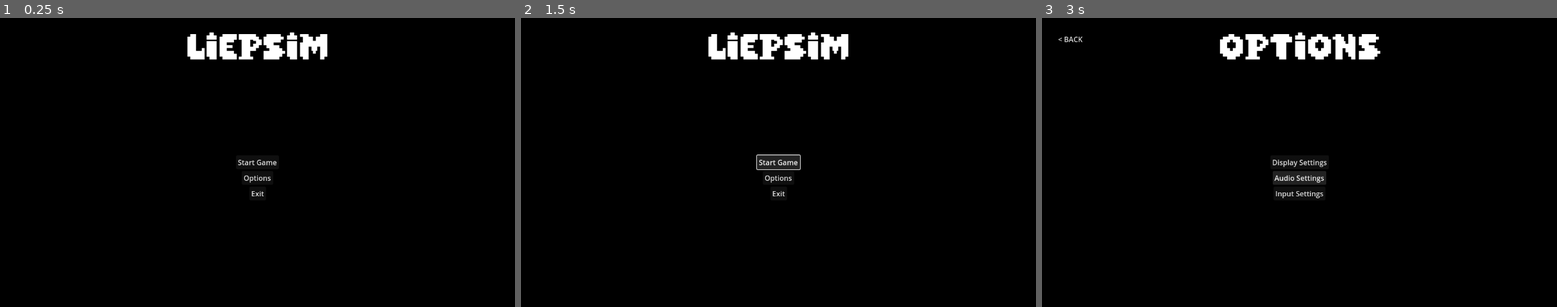
Above: before the commit, frames 1-3 (left to right).
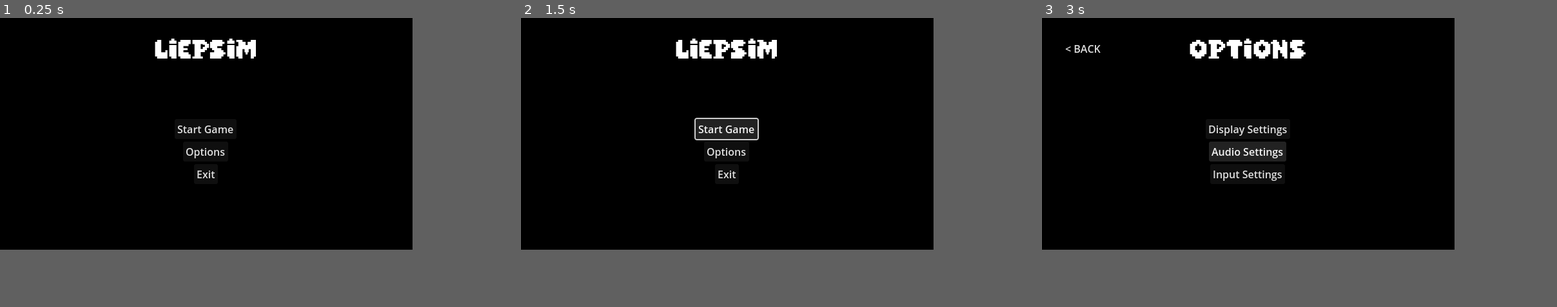
Above: after the commit, the same moments.

Repository: Club-Programmation/LIEPSIM-GDE
Game: Godot game, scene res://scenes/ui/menus/main_menu.tscn
Two runs of this game, one before a commit and one after it. Both use one fixed random seed, a clock stepped at 60 frames per second and the inputs below.
Inputs:
- Up to frame 1 (0.25 s): no input
- Up to frame 2 (1.5 s): click "Start Game" at 0.5 s; click "Start Game" at 1.25 s
- Up to frame 3 (3 s): click "Start Game" at 2 s; click "Options" at 2.75 s
In our replay, the window is 799x449 before the commit and 640x360 after it. These sizes can differ from the game's own. Grey fills any space a smaller window leaves; there, only what the larger window draws over its background counts as a difference.

The runs differ from the first frame. In frame 1, 2.4% of the frame differs, in the area x 30-64%, y 4-62%; in frame 2, 3.7%; in frame 3, 4.3%, in the area x 3-66%, y 4-63%.

Commit message:
Add files via upload
Muy bien

Diff:
--- a/project.godot
+++ b/project.godot
@@ -15,6 +15,13 @@
 config/features=PackedStringArray("4.4", "GL Compatibility")
 config/icon="res://icon.svg"
 
+[display]
+
+window/size/viewport_width=640
+window/size/viewport_height=360
+window/stretch/mode="viewport"
+window/stretch/aspect="expand"
+
 [rendering]
 
 renderer/rendering_method="gl_compatibility"
--- a/scenes/ui/menus/main_menu.tscn
+++ b/scenes/ui/menus/main_menu.tscn
@@ -9,7 +9,7 @@
 
 [sub_resource type="LabelSettings" id="LabelSettings_h1kbi"]
 font = ExtResource("1_flhq8")
-font_size = 64
+font_size = 32
 
 [node name="Main-Menu" type="Control"]
 layout_mode = 3
@@ -19,14 +19,14 @@
 
 [node name="ColorRect" type="ColorRect" parent="."]
 layout_mode = 0
-offset_right = 1153.0
-offset_bottom = 649.0
+offset_right = 642.0
+offset_bottom = 380.0
 color = Color(0, 0, 0, 1)
 
 [node name="MarginContainer" type="MarginContainer" parent="."]
 layout_mode = 0
-offset_right = 1153.0
-offset_bottom = 649.0
+offset_right = 639.0
+offset_bottom = 378.0
 theme_override_constants/margin_left = 32
 theme_override_constants/margin_top = 32
 theme_override_constants/margin_right = 32
@@ -116,21 +116,17 @@
 flat = true
 script = ExtResource("5_p0q51")
 
-[node name="ButtonsVBox" type="VBoxContainer" parent="MarginContainer/DisplaySettingsVBox"]
+[node name="ButtonsVBox" type="HBoxContainer" parent="MarginContainer/DisplaySettingsVBox"]
 layout_mode = 2
 size_flags_vertical = 6
 
-[node name="FHD" type="Button" parent="MarginContainer/DisplaySettingsVBox/ButtonsVBox"]
+[node name="Label" type="Label" parent="MarginContainer/DisplaySettingsVBox/ButtonsVBox"]
 layout_mode = 2
-size_flags_horizontal = 4
-text = "1080p (16:9)"
+text = "                              Window Mode      "
 
-[node name="HD" type="Button" parent="MarginContainer/DisplaySettingsVBox/ButtonsVBox"]
+[node name="OptionButton" type="OptionButton" parent="MarginContainer/DisplaySettingsVBox/ButtonsVBox"]
+clip_contents = true
+custom_minimum_size = Vector2(225, 0)
 layout_mode = 2
-size_flags_horizontal = 4
-text = "720p (16:9)"
-
-[node name="SD" type="Button" parent="MarginContainer/DisplaySettingsVBox/ButtonsVBox"]
-layout_mode = 2
-size_flags_horizontal = 4
-text = "480p (16:9)"
+item_count = 1
+popup/item_0/id = 0
